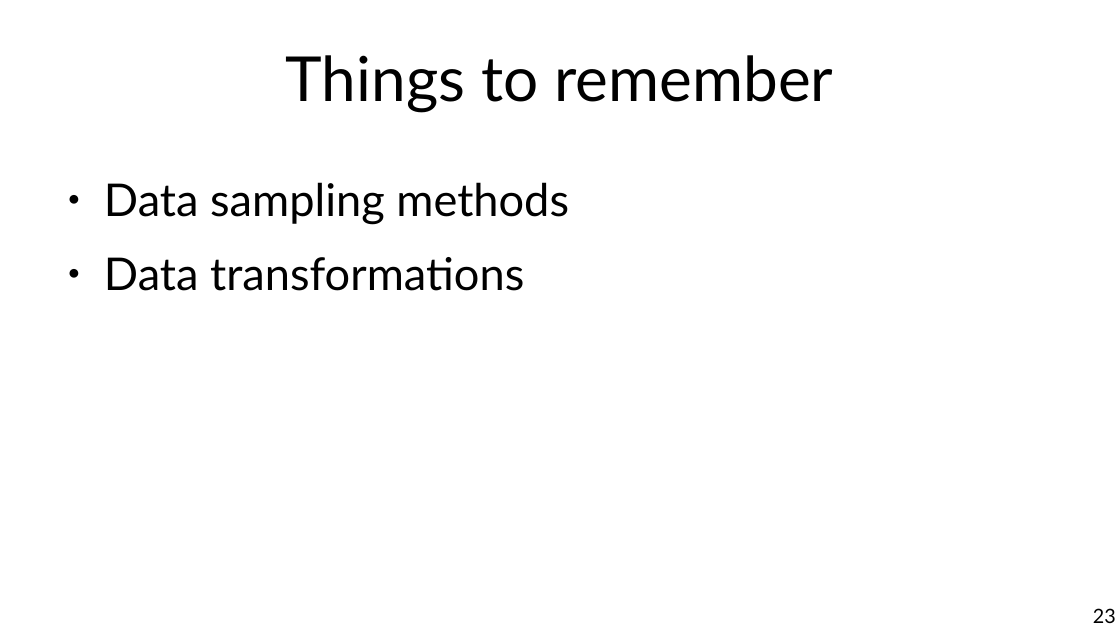
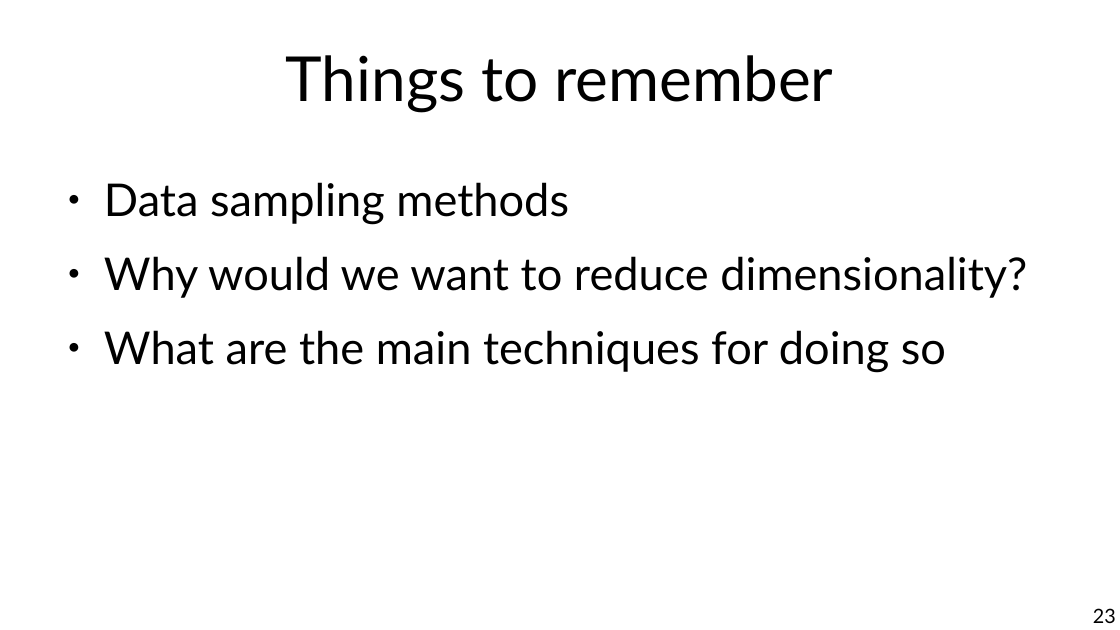
Before and after one commit to marco-calautti/data-mining-course, a slide deck: slide 23 of theory/tt05_reduction.odp. Drawn at 1120x630 pixels with LibreOffice and Linux fonts; fonts in the diff are those of the drawing. Boxes give left, top, right and bottom in pixels: in the first picture for what was removed or moved away, otherwise in the second. Text is boxed around its words. In the diff, an @@ line names an element or a change of style, - is before the commit and + after.

```diff
--- a/theory/tt05_reduction.odp
+++ b/theory/tt05_reduction.odp
@@ text at <box>104,256,1027,373</box>: text changed @@
-● Data transformations
+● Why would we want to reduce dimensionality?
+● What are the main techniques for doing so
```
Also in this commit, not shown: 2 other slides changed, 7 other files.
